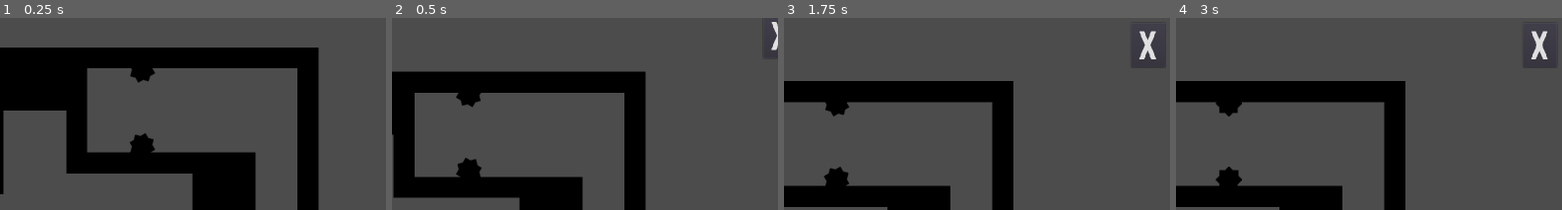
Above: before the commit, frames 1-4 (left to right).
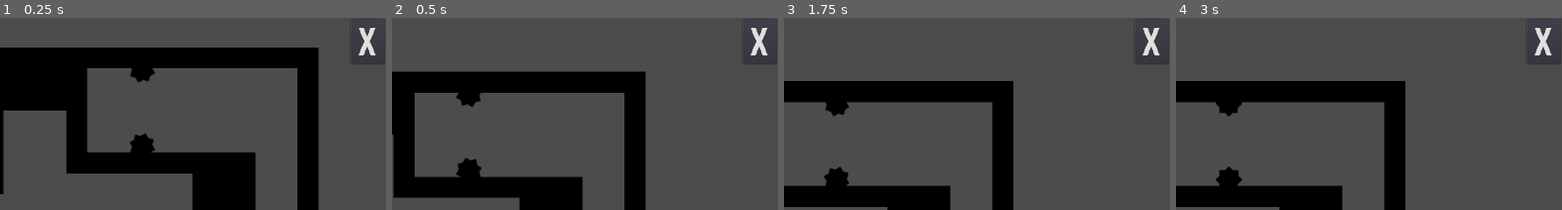
Above: after the commit, the same moments.

Repository: Maigal/gorace
Game: Godot game, scene res://Levels/level_1.tscn
Same seed, same stepped clock (60 frames per second), same inputs: the game is played once before the commit and once after it. This scene is started directly instead of the project's main scene.
Inputs:
- Up to frame 1 (0.25 s): no input
- Up to frame 2 (0.5 s): no input
- Up to frame 3 (1.75 s): hold Right (move_right) from 0.53 s (still down); tap Space (jump) at 0.77, 1.52 s
- Up to frame 4 (3 s): release Right (move_right) at 2.03 s; hold Left (move_left) 2.03-2.78 s; hold Right (move_right) from 2.78 s (still down)
The pictures show only the part of the screen within x 50-100%, y 0-50%; the shares and areas given below are measured in that part.

The runs differ from the first frame. In frame 1, 0.4% of the frame differs, in the area x 91-99%, y 5-25%; in frame 2, 0.6%, in the area x 91-100%, y 2-25%; in frame 3, 0.5%; in frame 4, 0.5%.

Commit message:
win and lose animations

Diff:
--- a/client/Levels/level_1.tscn
+++ b/client/Levels/level_1.tscn
@@ -1,10 +1,119 @@
-[gd_scene load_steps=6 format=2]
+[gd_scene load_steps=10 format=2]
 
 [ext_resource path="res://Player.tscn" type="PackedScene" id=1]
 [ext_resource path="res://Levels/tileset.tres" type="TileSet" id=2]
 [ext_resource path="res://Levels/Room.gd" type="Script" id=3]
 [ext_resource path="res://Traps/StaticSaw.tscn" type="PackedScene" id=4]
 [ext_resource path="res://Levels/RoomUI.tscn" type="PackedScene" id=5]
+[ext_resource path="res://assets/norwester.otf" type="DynamicFontData" id=6]
+
+[sub_resource type="DynamicFont" id=1]
+size = 72
+outline_size = 5
+outline_color = Color( 0, 0, 0, 1 )
+font_data = ExtResource( 6 )
+
+[sub_resource type="Animation" id=3]
+resource_name = "ResultLose"
+tracks/0/type = "value"
+tracks/0/path = NodePath(".:self_modulate")
+tracks/0/interp = 1
+tracks/0/loop_wrap = true
+tracks/0/imported = false
+tracks/0/enabled = true
+tracks/0/keys = {
+"times": PoolRealArray( 0, 1 ),
+"transitions": PoolRealArray( 1, 1 ),
+"update": 0,
+"values": [ Color( 1, 1, 1, 0 ), Color( 0.631373, 0.0470588, 0.0470588, 0.623529 ) ]
+}
+tracks/1/type = "value"
+tracks/1/path = NodePath("ResultLabel:text")
+tracks/1/interp = 1
+tracks/1/loop_wrap = true
+tracks/1/imported = false
+tracks/1/enabled = true
+tracks/1/keys = {
+"times": PoolRealArray( 0 ),
+"transitions": PoolRealArray( 1 ),
+"update": 1,
+"values": [ "YOU LOSE" ]
+}
+tracks/2/type = "value"
+tracks/2/path = NodePath("ResultLabel:rect_scale")
+tracks/2/interp = 1
+tracks/2/loop_wrap = true
+tracks/2/imported = false
+tracks/2/enabled = true
+tracks/2/keys = {
+"times": PoolRealArray( 0, 1 ),
+"transitions": PoolRealArray( 1, 1 ),
+"update": 0,
+"values": [ Vector2( 1, 1 ), Vector2( 1.5, 1.5 ) ]
+}
+tracks/3/type = "value"
+tracks/3/path = NodePath("ResultLabel:self_modulate")
+tracks/3/interp = 1
+tracks/3/loop_wrap = true
+tracks/3/imported = false
+tracks/3/enabled = true
+tracks/3/keys = {
+"times": PoolRealArray( 0, 1 ),
+"transitions": PoolRealArray( 1, 1 ),
+"update": 0,
+"values": [ Color( 1, 1, 1, 0 ), Color( 1, 1, 1, 1 ) ]
+}
+
+[sub_resource type="Animation" id=2]
+resource_name = "ResultWin"
+tracks/0/type = "value"
+tracks/0/path = NodePath(".:self_modulate")
+tracks/0/interp = 1
+tracks/0/loop_wrap = true
+tracks/0/imported = false
+tracks/0/enabled = true
+tracks/0/keys = {
+"times": PoolRealArray( 0, 1 ),
+"transitions": PoolRealArray( 1, 1 ),
+"update": 0,
+"values": [ Color( 1, 1, 1, 0 ), Color( 0.423529, 0.909804, 0.466667, 0.623529 ) ]
+}
+tracks/1/type = "value"
+tracks/1/path = NodePath("ResultLabel:text")
+tracks/1/interp = 1
+tracks/1/loop_wrap = true
+tracks/1/imported = false
+tracks/1/enabled = true
+tracks/1/keys = {
+"times": PoolRealArray( 0, 1 ),
+"transitions": PoolRealArray( 1, 1 ),
+"update": 1,
+"values": [ "YOU WIN", "YOU WIN" ]
+}
+tracks/2/type = "value"
+tracks/2/path = NodePath("ResultLabel:rect_scale")
+tracks/2/interp = 1
+tracks/2/loop_wrap = true
+tracks/2/imported = false
+tracks/2/enabled = true
+tracks/2/keys = {
+"times": PoolRealArray( 0, 1 ),
+"transitions": PoolRealArray( 1, 1 ),
+"update": 0,
+"values": [ Vector2( 1, 1 ), Vector2( 1.5, 1.5 ) ]
+}
+tracks/3/type = "value"
+tracks/3/path = NodePath("ResultLabel:self_modulate")
+tracks/3/interp = 1
+tracks/3/loop_wrap = true
+tracks/3/imported = false
+tracks/3/enabled = true
+tracks/3/keys = {
+"times": PoolRealArray( 0, 1 ),
+"transitions": PoolRealArray( 1, 1 ),
+"update": 0,
+"values": [ Color( 1, 1, 1, 0 ), Color( 1, 1, 1, 1 ) ]
+}
 
 [node name="level_1" type="Node2D" groups=[
 "room",
@@ -45,10 +154,40 @@
 [node name="Player" parent="." instance=ExtResource( 1 )]
 position = Vector2( 147.203, 733.937 )
 
-[node name="RoomUI" parent="." instance=ExtResource( 5 )]
+[node name="CanvasLayer" type="CanvasLayer" parent="."]
+
+[node name="ResultWrapper" type="ColorRect" parent="CanvasLayer"]
+self_modulate = Color( 1, 1, 1, 0 )
+anchor_right = 1.0
+anchor_bottom = 1.0
+__meta__ = {
+"_edit_use_anchors_": false
+}
+
+[node name="ResultLabel" type="Label" parent="CanvasLayer/ResultWrapper"]
+self_modulate = Color( 1, 1, 1, 0 )
+anchor_left = 0.525
+anchor_top = 0.58
+anchor_right = 0.525
+anchor_bottom = 0.58
+margin_left = -179.0
+margin_top = -66.0001
+margin_right = 59.9999
+margin_bottom = 20.9999
+rect_pivot_offset = Vector2( 115.858, 44.69 )
+custom_fonts/font = SubResource( 1 )
+custom_colors/font_color = Color( 1, 1, 1, 1 )
+text = "YOU WIN"
+align = 1
+valign = 1
+__meta__ = {
+"_edit_use_anchors_": false
+}
+
+[node name="ResultAnimation" type="AnimationPlayer" parent="CanvasLayer/ResultWrapper"]
+anims/ResultLose = SubResource( 3 )
+anims/ResultWin = SubResource( 2 )
+
+[node name="RoomUI" parent="CanvasLayer" instance=ExtResource( 5 )]
 anchor_left = 1.0
 anchor_bottom = 0.0
-margin_left = 1790.49
-margin_top = 8.4757
-margin_right = 1790.49
-margin_bottom = 8.4757
Not shown, changed: server/Classes/Room.js
